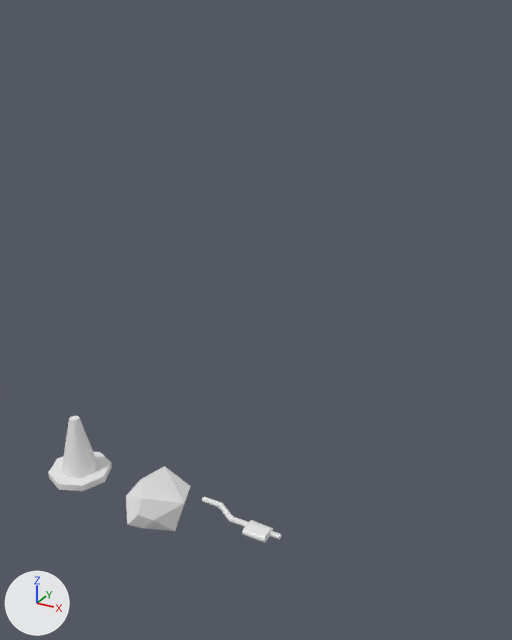
Two versions of the FBX model Assets/Meshes/Props.fbx, one commit apart.
The view is the same before and after, from a 50 mm camera at (42.07, -14.95, 14.53) aimed at (34.16, -0.57, 7.35). The axes (+X, +Y, +Z) are drawn at lower left. The lights are the same throughout. Where no turn or scale is listed for an object, it has been applied to the vertices.

The first picture shows 'Cone', 'Exhaust', 'rock'.
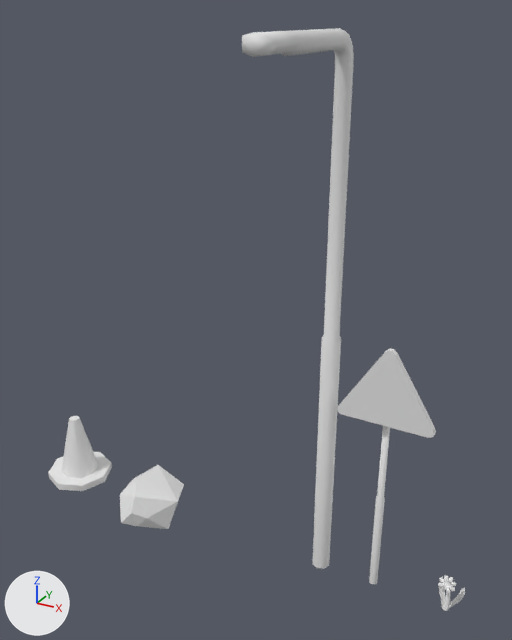
The newer file is also turned or shifted as a whole; pictures and numbers use the older file's frame.

Boxes [x1, y1, x2, y2] around the edits, measured in the pictures (512 x 640 px):
'Lightpole', added: after [242, 28, 354, 569]
'Sign', added: after [337, 348, 436, 584]
'rock', mesh moved: before [126, 466, 191, 531]; after [120, 465, 184, 529]
'Exhaust', deleted: before [202, 496, 282, 543]
'Flower', added: after [438, 575, 465, 611]

Edits to the bpy script that builds the scene:
```text
Change me_cone_001:
    where me_cone_001.from_pydata(...)  # 15 vertices, 26 faces; spans x -0.98..1.32, y -1.19..1.06, z -0.79..0.94
    used by ob_rock; location = (30.03, -0.09, -0.05)
    me_cone_001 part 1: the whole mesh is moved by (-0.26, 0.0, -0.03)
Add me_cylinder_005:
    me_cylinder_005.from_pydata(...)  # 200 vertices, 187 faces; spans x -0.254..0.412, y -0.395..0.312, z -0.004..1.262
Add me_cylinder_004:
    me_cylinder_004.from_pydata(...)  # 68 vertices, 51 faces; spans x -1.22..1.27, y -0.32..0.12, z 0.02..7.28
Add me_cylinder_003:
    me_cylinder_003.from_pydata(...)  # 98 vertices, 94 faces; spans x -0.35..0.35, y -4.0..0.26, z 0.0..14.23
Remove ob_exhaust:
    ob_exhaust = bpy.data.objects.new('Exhaust', me_cylinder_002)
    ob_exhaust.location = (33.56, 0.34, -0.01)
Add ob_flower:
    ob_flower = bpy.data.objects.new('Flower', me_cylinder_005)
    ob_flower.location = (39.62, -0.09, -0.05)
Add ob_sign:
    ob_sign = bpy.data.objects.new('Sign', me_cylinder_004)
    ob_sign.location = (37.61, -0.09, -0.05)
Add ob_lightpole:
    ob_lightpole = bpy.data.objects.new('Lightpole', me_cylinder_003)
    ob_lightpole.location = (36.03, -0.09, -0.05)
```
